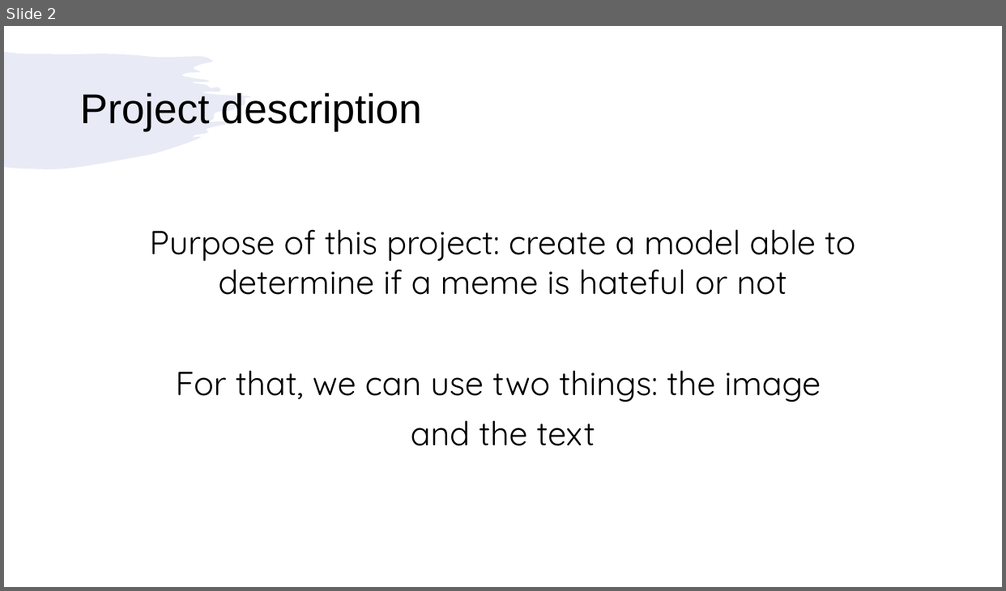
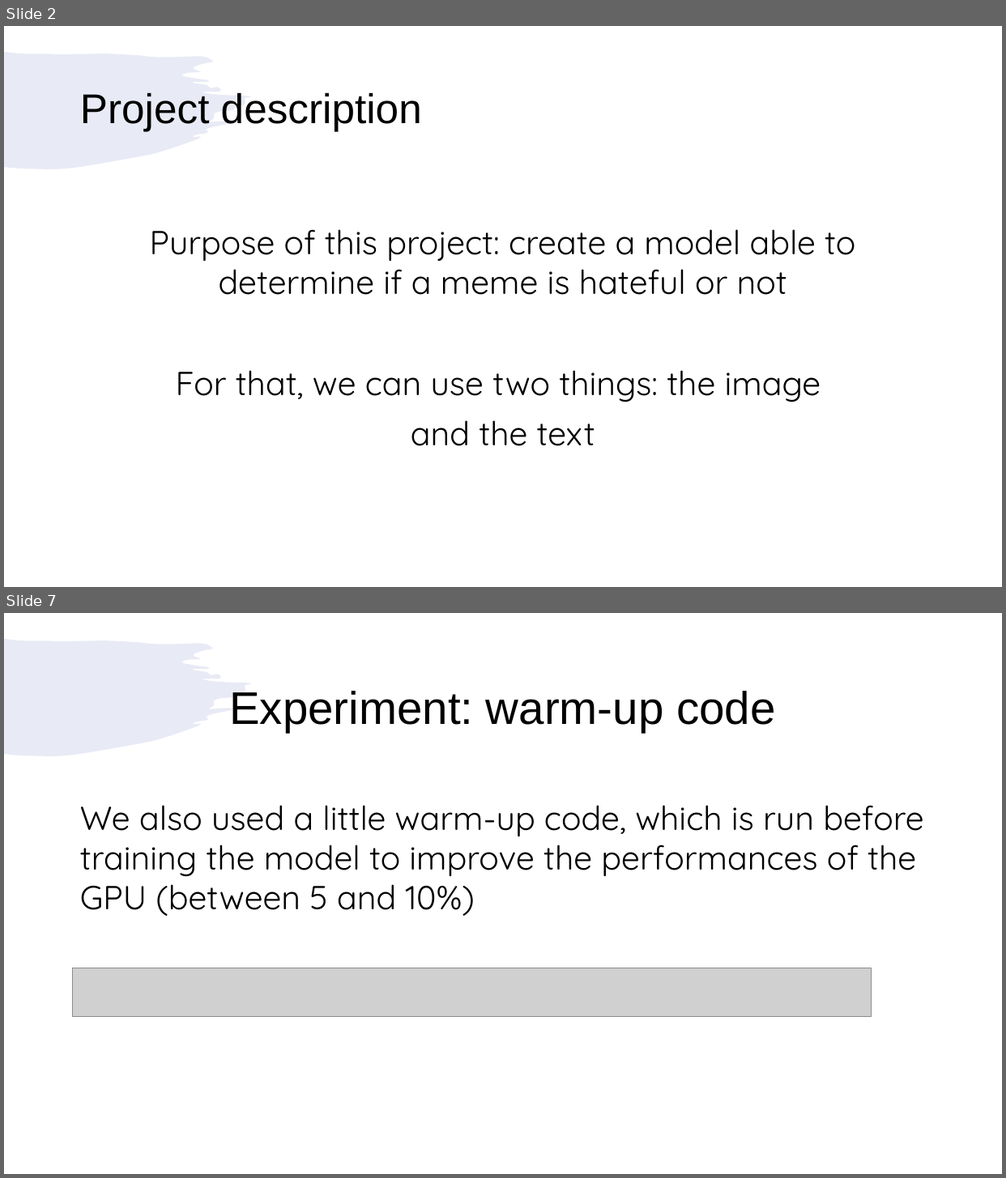
Before and after one commit to maxcap12/hateful_meme_detection, a slide deck: presentation.pptx. Shown one above the other, each under a label of ours: slide 2 before the commit, slides 2 and 7 after it; the slides between them are not shown. The pictures are 1006x591 and 1006x1178 pixels, drawn with LibreOffice and Linux fonts; fonts in the diff are those of the drawing; grey boxes stand for pictures. Boxes give left, top, right and bottom in pixels: in the first picture for what was removed or moved away, otherwise in the second. Text is boxed around its words. In the diff, an @@ line names an element or a change of style, - is before the commit and + after.

```diff
--- a/presentation.pptx
+++ b/presentation.pptx
@@ slide 7 added at (x1=4, y1=613, x2=1002, y2=1174), background #FFFFFF; not listed: 1 template element that a slide beside it also shows @@
@@ title added at (x1=229, y1=691, x2=775, y2=732), 44 pt, text #000000 @@
+Experiment: warm-up code
@@ text added at (x1=80, y1=805, x2=923, y2=916), 32 pt, text #000000 @@
+We also used a little warm-up code, which is run before training the model to improve the performances of the GPU (between 5 and 10%)
@@ picture added at (x1=73, y1=969, x2=872, y2=1016) @@
```
Also in this commit, not shown: 2 slides changed, 6 other slides added, 1 slide removed, 1 other file.
